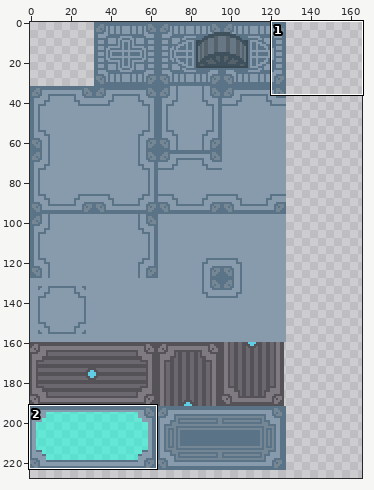
A sprite sheet gets an edit: docs/assets/Test-Tiles.png. Above: a wide view before the commit, with the close-up outlined.
Close-up. Earlier state:
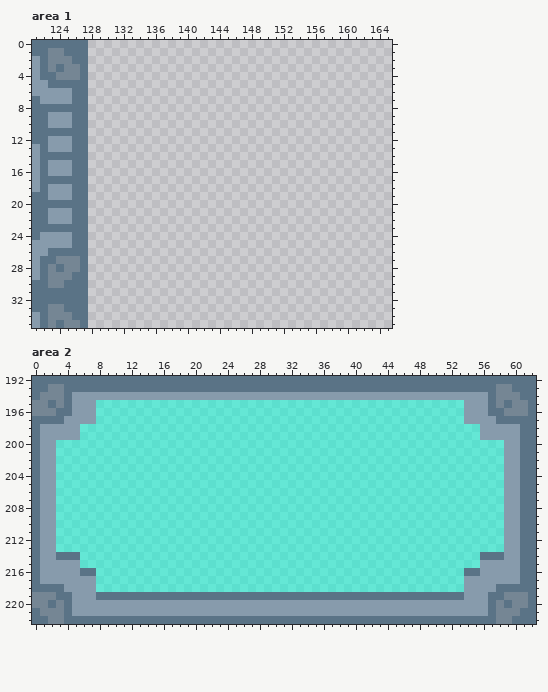
The file is 1024x1024 pixels. Shown: area 1: x 121..165, y 0..35; area 2: x 0..62, y 192..222. The wide view leaves out empty margins.
The result:
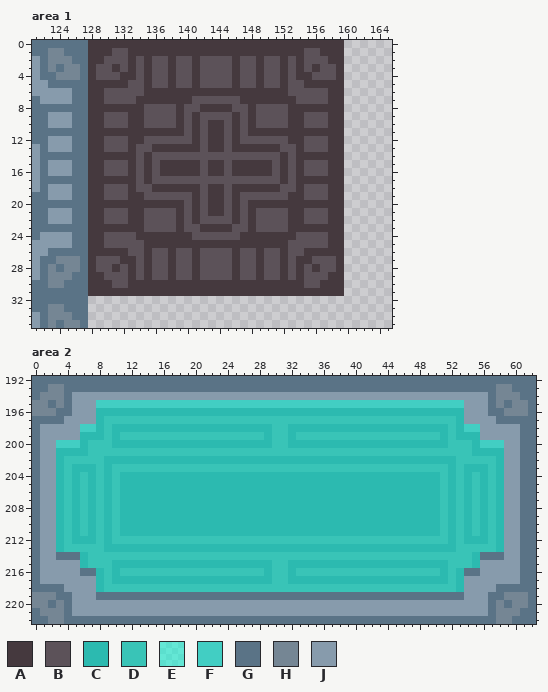
Palette (. is transparent): A #45393e  B #5c5259  C #2cbab0  D #39c4b7  E #00ffd983  F #42cec3  G #5a7386  H #758694  J #879bac
From old to new:
Changed rows in their new state; - is an unchanged pixel.
Area 1:
first column x 128:
 0 AAAAAAAAAAAAAAAAAAAAAAAAAAAAAAAA
 1 AAABBAAAAAAAAAAAAAAAAAAAAAABBAAA
 2 AABBBABABBABBABBBBABBABBABABBBAA
 3 ABBABABABBABBABBBBABBABBABABABBA
 4 ABBBAABABBABBABBBBABBABBABAABBBA
 5 AAAAABBABBABBABBBBABBABBABBAAAAA
 6 AABBBBBAAAAAAAAAAAAAAAAAABBBBBAA
 7 AABBBBAAAAAAABBBBBBAAAAAAABBBBAA
 8 AAAAAAABBBBABBAAAABBABBBBAAAAAAA
 9 AABBBAABBBBABABBBBABABBBBAABBBAA
10 AABBBAABBBBABABAABABABBBBAABBBAA
11 AAAAAAAAAAAABABAABABAAAAAAAAAAAA
12 AABBBAABBBBBBABAABABBBBBBAABBBAA
13 AABBBABBAAAAAABAABAAAAAABBABBBAA
14 AAAAAABABBBBBBBBBBBBBBBBABAAAAAA
15 AABBBABABAAAAABAABAAAAABABABBBAA
16 AABBBABABAAAAABAABAAAAABABABBBAA
17 AAAAAABABBBBBBBBBBBBBBBBABAAAAAA
18 AABBBABBAAAAAABAABAAAAAABBABBBAA
19 AABBBAABBBBBBABAABABBBBBBAABBBAA
20 AAAAAAAAAAAABABAABABAAAAAAAAAAAA
21 AABBBAABBBBABABAABABABBBBAABBBAA
22 AABBBAABBBBABABBBBABABBBBAABBBAA
23 AAAAAAABBBBABBAAAABBABBBBAAAAAAA
24 AABBBBAAAAAAABBBBBBAAAAAAABBBBAA
25 AABBBBBAAAAAAAAAAAAAAAAAABBBBBAA
26 AAAAABBABBABBABBBBABBABBABBAAAAA
27 ABBBAABABBABBABBBBABBABBABAABBBA
28 ABBABABABBABBABBBBABBABBABABABBA
29 AABBBABABBABBABBBBABBABBABABBBAA
30 AAABBAAAAAAAAAAAAAAAAAAAAAABBAAA
31 AAAAAAAAAAAAAAAAAAAAAAAAAAAAAAAA
Area 2:
first column x 3:
195 -----FFFFFFFFFFFFFFFFFFFFFFFFFFFFFFFFFFFFFFFFFFFFFF-----
196 -----CCCCCCCCCCCCCCCCCCCCCCCCCCCCCCCCCCCCCCCCCCCCCC-----
197 -----CDDDDDDDDDDDDDDDDDDDDDDDDDDDDDDDDDDDDDDDDDDDDC-----
198 ---FFCDCCCCCCCCCCCCCCCCCCCCDDCCCCCCCCCCCCCCCCCCCCDCFF---
199 ---CCCDCDDDDDDDDDDDDDDDDDDCDDCDDDDDDDDDDDDDDDDDDCDCCC---
200 FFFCDDDCCCCCCCCCCCCCCCCCCCCDDCCCCCCCCCCCCCCCCCCCCDDDCFFF
201 CCCCDDDDDDDDDDDDDDDDDDDDDDDDDDDDDDDDDDDDDDDDDDDDDDDDCCCC
202 CDDDDDCCCCCCCCCCCCCCCCCCCCCCCCCCCCCCCCCCCCCCCCCCCCDDDDDC
203 CDCCCDCDDDDDDDDDDDDDDDDDDDDDDDDDDDDDDDDDDDDDDDDDDCDCCCDC
204 CDCDCDCDCCCCCCCCCCCCCCCCCCCCCCCCCCCCCCCCCCCCCCCCDCDCDCDC
205 CDCDCDCDCCCCCCCCCCCCCCCCCCCCCCCCCCCCCCCCCCCCCCCCDCDCDCDC
206 CDCDCDCDCCCCCCCCCCCCCCCCCCCCCCCCCCCCCCCCCCCCCCCCDCDCDCDC
207 CDCDCDCDCCCCCCCCCCCCCCCCCCCCCCCCCCCCCCCCCCCCCCCCDCDCDCDC
208 CDCDCDCDCCCCCCCCCCCCCCCCCCCCCCCCCCCCCCCCCCCCCCCCDCDCDCDC
209 CDCDCDCDCCCCCCCCCCCCCCCCCCCCCCCCCCCCCCCCCCCCCCCCDCDCDCDC
210 CDCDCDCDCCCCCCCCCCCCCCCCCCCCCCCCCCCCCCCCCCCCCCCCDCDCDCDC
211 CDCDCDCDCCCCCCCCCCCCCCCCCCCCCCCCCCCCCCCCCCCCCCCCDCDCDCDC
212 CDCCCDCDDDDDDDDDDDDDDDDDDDDDDDDDDDDDDDDDDDDDDDDDDCDCCCDC
213 CDDDDDCCCCCCCCCCCCCCCCCCCCCCCCCCCCCCCCCCCCCCCCCCCCDDDDDC
214 ---CDDDDDDDDDDDDDDDDDDDDDDDDDDDDDDDDDDDDDDDDDDDDDDDDC---
215 ---CDDDCCCCCCCCCCCCCCCCCCCCDDCCCCCCCCCCCCCCCCCCCCDDDC---
216 -----CDCDDDDDDDDDDDDDDDDDDCDDCDDDDDDDDDDDDDDDDDDCDC-----
217 -----CDCCCCCCCCCCCCCCCCCCCCDDCCCCCCCCCCCCCCCCCCCCDC-----
218 -----CDDDDDDDDDDDDDDDDDDDDDDDDDDDDDDDDDDDDDDDDDDDDC-----
Boxes around the changes in both close-ups, in picture pixels (x1, y1, x2, y2):
added: (88, 40, 344, 296)
changed: (56, 400, 504, 592)
